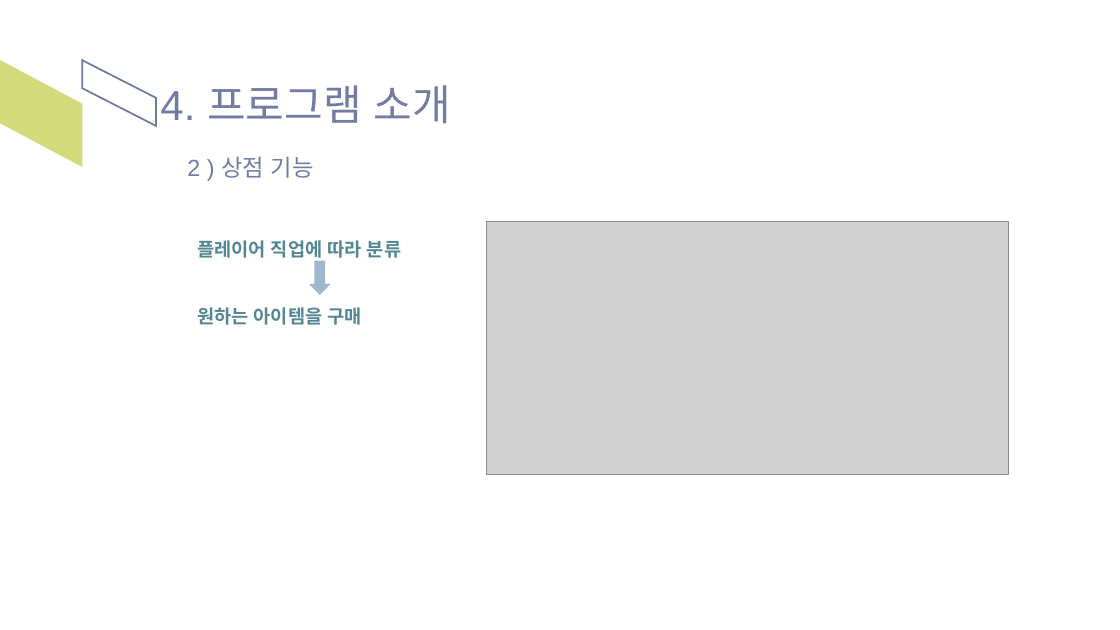
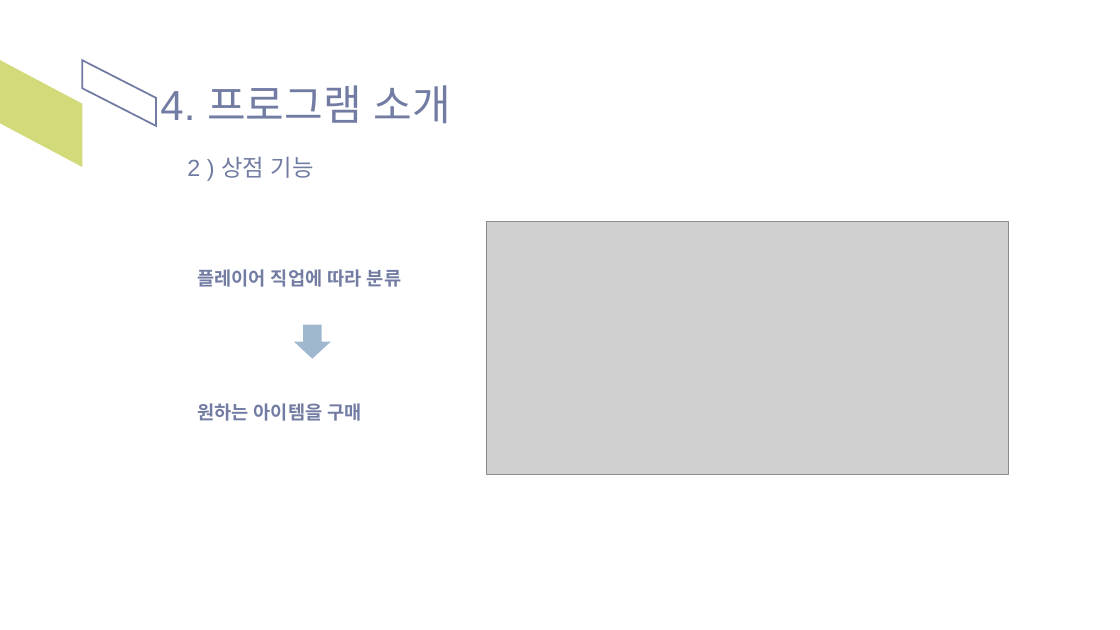
Before and after one commit to yn0315/team-project04, a slide deck: slide 11 of 프로젝트4 발표자료.pptx. Drawn at 1120x630 pixels with LibreOffice and Linux fonts; fonts in the diff are those of the drawing; grey boxes stand for pictures. Boxes give left, top, right and bottom in pixels: in the first picture for what was removed or moved away, otherwise in the second. Text is boxed around its words. In the diff, an @@ line names an element or a change of style, - is before the commit and + after.

Commit message:
09.16 아이템 업그레이드 프로그램 최종본

```diff
--- a/프로젝트4 발표자료.pptx
+++ b/프로젝트4 발표자료.pptx
@@ text "플레이어 직업에 따라 분류": place and size @@
-text "플레이어 직업에 따라 분류" at (197,240,401,325)
+text "플레이어 직업에 따라 분류" at (197,269,401,421)
@@ text "플레이어 직업에 따라 분류" at (197,269,401,421): text colour #528693 to #727CA3 @@
@@ down arrow: place and size @@
-down arrow at (309,260,331,295)
+down arrow at (294,324,331,359)
```
Also in this commit, not shown: 9 other slides changed, 3 other files.
